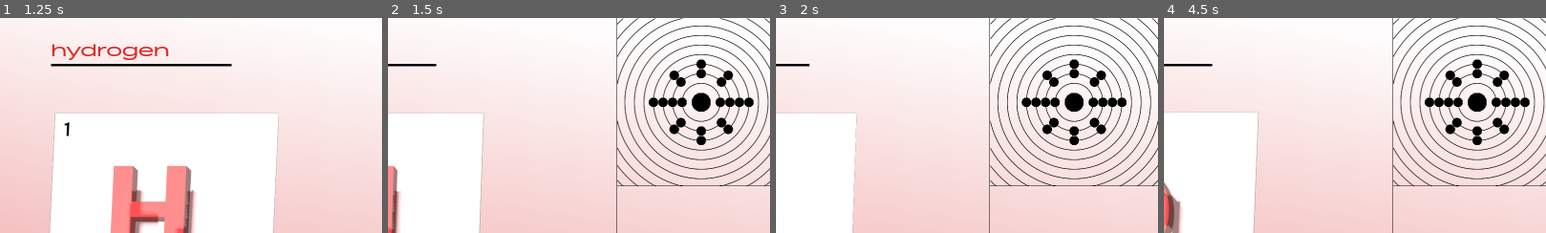
Above: before the commit, frames 1-4 (left to right).
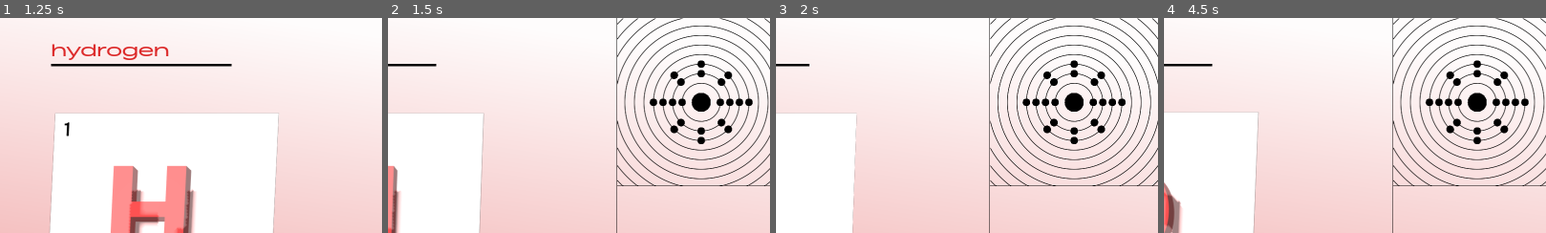
Above: after the commit, the same moments.

Repository: SMTashev20/value-mai-spi
Game: Godot game, scene res://scenes/main.tscn
Same seed, same stepped clock (60 frames per second), same inputs: the game is played once before the commit and once after it.
Inputs:
- Up to frame 1 (1.25 s): click "H" at 0.5 s
- Up to frame 2 (1.5 s): click "He" at 1.25 s
- Up to frame 3 (2 s): no input
- Up to frame 4 (4.5 s): click "HOME" at 2 s; click "He" at 2.75 s; click "He" at 3.5 s; click "N" at 4.25 s
The pictures show only the part of the screen within x 50-100%, y 0-50%; the shares and areas given below are measured in that part.

Frame 1 is identical in both runs. In frame 2, 1.2% of the frame differs, in the area x 68-96%, y 19-60%; in frame 3, 1.0%; in frame 4, 1.2%.

Commit message:
Change electron properties

Diff:
--- a/scenes/electron_shell_vis.tscn
+++ b/scenes/electron_shell_vis.tscn
@@ -5,7 +5,7 @@
 [node name="Node2D" type="Node2D"]
 script = ExtResource("1_0a4r6")
 ring_width = 2.0
-spacing = 30.0
+spacing = 40.0
 points_amount = 20
 core_radius = 50.0
 electron_radius = 8.0
--- a/scenes/element.tscn
+++ b/scenes/element.tscn
@@ -281,7 +281,6 @@
 spacing = 20.0
 points_amount = 30
 core_radius = 20.0
-electron_radius = 10.0
 
 [connection signal="pressed" from="HomeButton" to="HomeButton" method="_on_pressed"]
 [connection signal="number_changed" from="CenterContainer/VerticalCarousel" to="." method="_on_vertical_carousel_number_changed"]
